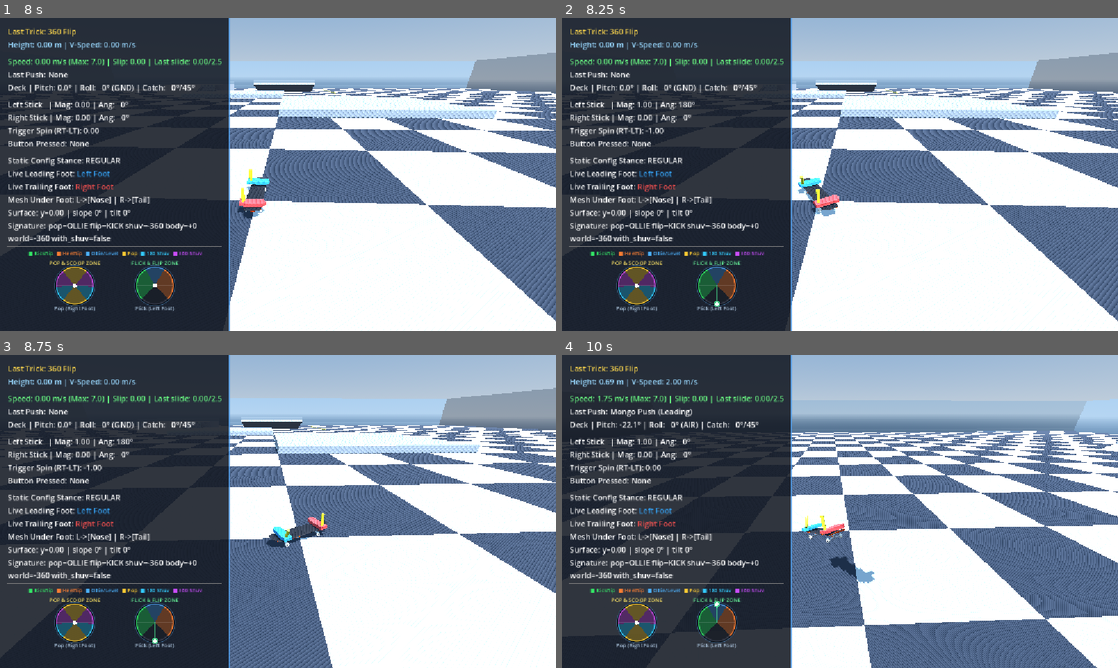
Above: before the commit, frames 1-4 (two rows, left to right).
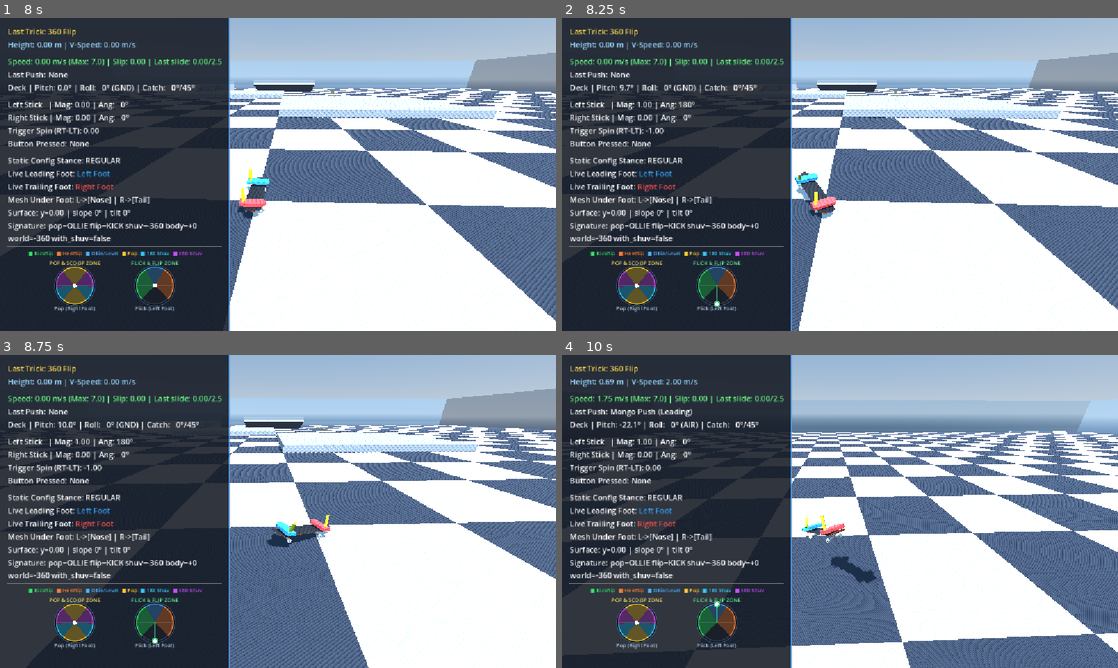
Above: after the commit, the same moments.

Repository: nklunder/skate-sim
Game: Godot game, scene res://scenes/TestWorld.tscn
Same seed, same stepped clock (60 frames per second), same inputs: the game is played once before the commit and once after it.
Inputs (mouse positions are in pixels of both pictures, inside the frame that each line leads up to):
- Up to frame 1 (8 s): tap Enter at 0.5, 5.75 s; move the mouse to (400, 158) at 0.52 s; hold Right (ui_right) 0.53-1.25 s; hold Z 0.53-1.25 s; click (400, 158) at 0.67 s; tap Space at 0.77, 2.75, 3.77, 6.5, 6.77 s; drag from (166, 190) to (250, 237) at 1.27 s; move the mouse to (333, 105) at 2.02 s; hold Right (ui_right) 2.03-2.75 s; hold X 2.03-2.75 s; drag from (250, 237) to (111, 127) at 2.77 s; move the mouse to (444, 221) at 3.52 s; hold Left (ui_left) 3.53-4.25 s; hold H 3.53-4.25 s; drag from (111, 127) to (194, 96) at 4.27 s; move the mouse to (305, 174) at 5.02 s; hold Down (ui_down) 5.03-5.75 s; hold L 5.03-5.75 s; click (305, 174) at 5.17 s; drag from (194, 96) to (166, 190) at 5.77 s; move the mouse to (400, 158) at 6.52 s; hold Up (ui_up) 6.53-7.25 s; hold K 6.53-7.25 s; drag from (166, 190) to (250, 237) at 7.27 s
- Up to frame 2 (8.25 s): move the mouse to (895, 105) at 8.02 s; hold Down (ui_down) from 8.03 s (still down); hold Q from 8.03 s (still down)
- Up to frame 3 (8.75 s): keep holding Down (ui_down); keep holding Q
- Up to frame 4 (10 s): release Down (ui_down) at 8.75 s; release Q at 8.75 s; drag from (812, 574) to (673, 464) at 8.77 s; move the mouse to (1006, 558) at 9.52 s; hold Up (ui_up) from 9.53 s (still down); hold V from 9.53 s (still down); click (1006, 558) at 9.67 s; tap Space at 9.77 s

Frame 1 is identical in both runs. In frame 2, 8.2% of the frame differs, in the area x 10-100%, y 14-100%; in frame 3, 16%, in the area x 10-100%, y 10-100%; in frame 4, 15%.

Commit message:
add kickturn rotations when skater is stationary

Diff:
--- a/scripts/player/SkaterController.gd
+++ b/scripts/player/SkaterController.gd
@@ -25,8 +25,13 @@
 @export_category("Manual & Pitch Tolerances")
 @export var manual_entry_delay: float = 0.08
 @export var max_landing_tolerance_deg: float = 15.0
+## Speed threshold (in m/s) below which trigger turns lift front trucks for a stationary kickturn instead of carving.
+@export var kickturn_max_speed: float = 0.5
+## Automatic board pitch angle (in degrees) when initiating a slow-speed kickturn to lift the front wheels.
+@export var kickturn_pitch_deg: float = 10.0
 var manual_timer: float = 0.0
 var is_grounded: bool = true
+var _is_carve_latched: bool = false
 
 @export_category("Deck Catch Physics")
 ## Shoe-rubber-on-griptape friction coefficient. A rider can stamp an off-axis deck flat while its
@@ -581,7 +586,27 @@
 	# Dampen steering by 80% while preparing pop to safely pre-wind aerial spin without swerving off line!
 	var turn_mult: float = 0.2 if input_state.current_pop_state != FootInputState.PopState.NONE else 1.0
 	var turn_rate: float = input_state.lean * (input_state.board_config.turn_speed if is_instance_valid(input_state.board_config) else 3.0) * turn_mult
-	if is_grounded and abs(input_state.lean) > 0.05:
+	if not is_grounded or abs(input_state.lean) <= 0.05:
+		_is_carve_latched = false
+		return
+
+	var speed: float = Vector3(velocity.x, 0.0, velocity.z).length()
+	# Latch continuous carving if initiated above kickturn threshold, remaining in carve mode down to near-stall (< 0.05 m/s)
+	if speed >= kickturn_max_speed:
+		_is_carve_latched = true
+	elif speed < 0.05:
+		_is_carve_latched = false
+
+	if not _is_carve_latched:
+		# Stationary Kickturn: anchor rotation onto trailing rear wheel axle so back tires stay locked to pavement!
+		var left_is_front: bool = input_state.leading_foot == FootInputState.Foot.LEFT
+		var rear_axle_z: float = manual_axle_z if left_is_front else -manual_axle_z
+		var axle_local_pos := Vector3(0.0, -(ride_height - wheel_radius), rear_axle_z)
+		var axle_world_before: Vector3 = to_global(axle_local_pos)
+		rotate_y(-turn_rate * delta)
+		var axle_world_after: Vector3 = to_global(axle_local_pos)
+		global_position += (axle_world_before - axle_world_after)
+	else:
 		rotate_y(-turn_rate * delta)
 
 ## Step 5. The pop: vertical impulse, kicktail pitch, and the deck rotation targets for the trick.
@@ -945,12 +970,20 @@
 	var left_is_front: bool = input_state.leading_foot == FootInputState.Foot.LEFT
 	var front: Vector2 = input_state.front_stick()
 	var back: Vector2 = input_state.back_stick()
+	var is_manualing: bool = false
 
 	# Manuals trigger in the expanded middle zone between 0.20 and 0.90 on whichever stick corresponds to leading/trailing edge!
 	if back.y > 0.20 and back.y <= 0.90:
 		target_pitch_deg = back.y * 24.0
+		is_manualing = true
 	elif front.y < -0.20 and front.y >= -0.90:
 		target_pitch_deg = front.y * 24.0
+		is_manualing = true
+
+	# Automatically lift front trucks during Stationary Kickturns ONLY if not already balancing a thumbstick manual!
+	if not is_manualing and not _is_carve_latched and abs(input_state.lean) > 0.05 and Vector3(velocity.x, 0.0, velocity.z).length() < kickturn_max_speed:
+		target_pitch_deg = kickturn_pitch_deg
+		manual_timer = manual_entry_delay
 
 	if not left_is_front:
 		target_pitch_deg = -target_pitch_deg # Invert local X rotation when board is at Y=180
Not shown, changed: AGENTS.md
Not shown, changed: docs/CHANGELOG_LEDGER.md
